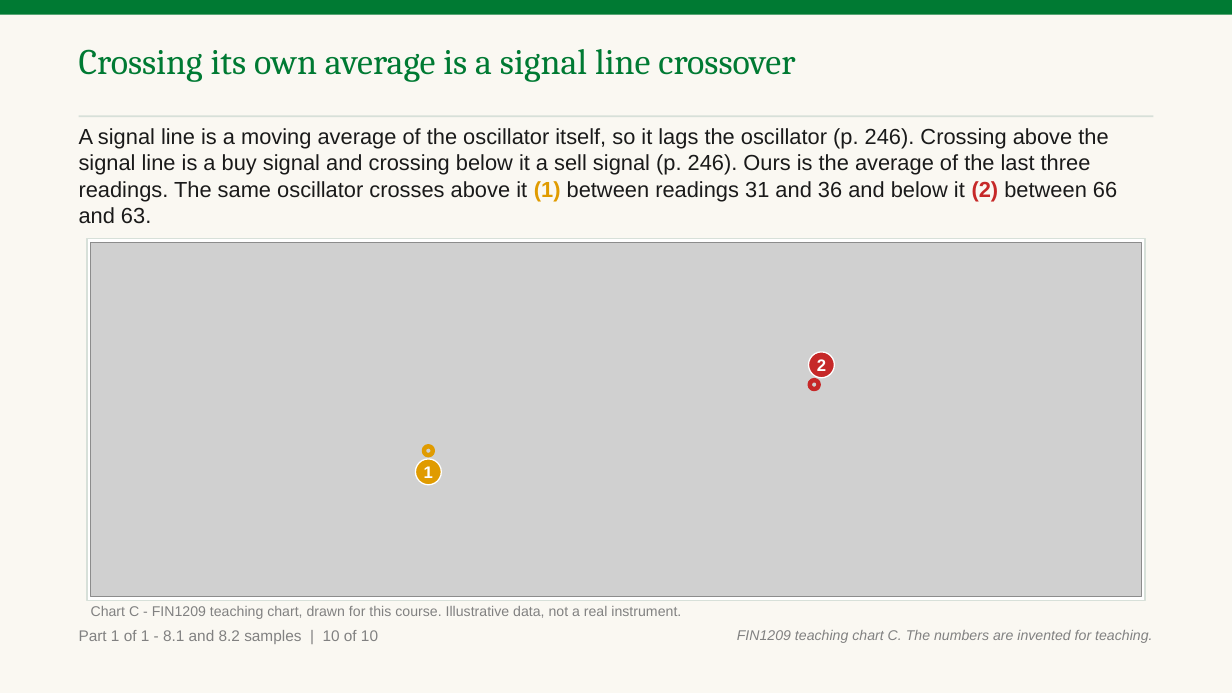
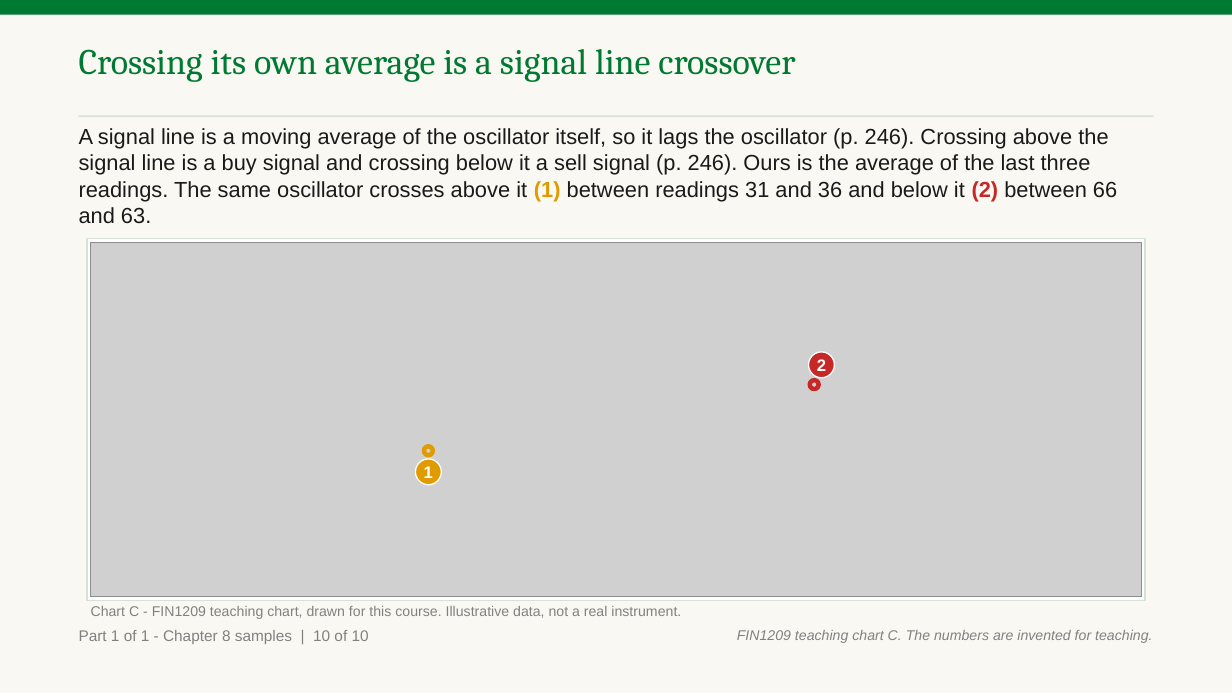
Before and after one commit to benjiesotelo-sudo/Telos_FIN1209, a slide deck: slide 14 of chapter-08/FIN1209-Chapter-08.pptx. Drawn at 1232x693 pixels with LibreOffice and Linux fonts; fonts in the diff are those of the drawing; grey boxes stand for pictures. Boxes give left, top, right and bottom in pixels: in the first picture for what was removed or moved away, otherwise in the second. Text is boxed around its words. In the diff, an @@ line names an element or a change of style, - is before the commit and + after.

Commit message:
Chapter 8 samples: plain wording, section title, committed placeholder deck

```diff
--- a/chapter-08/FIN1209-Chapter-08.pptx
+++ b/chapter-08/FIN1209-Chapter-08.pptx
@@ text at box(79, 630, 369, 644): text changed @@
-Part 1 of 1 - 8.1 and 8.2 samples | 10 of 10
+Part 1 of 1 - Chapter 8 samples | 10 of 10
```
Also in this commit, not shown: 15 other slides changed, 1 other file.
